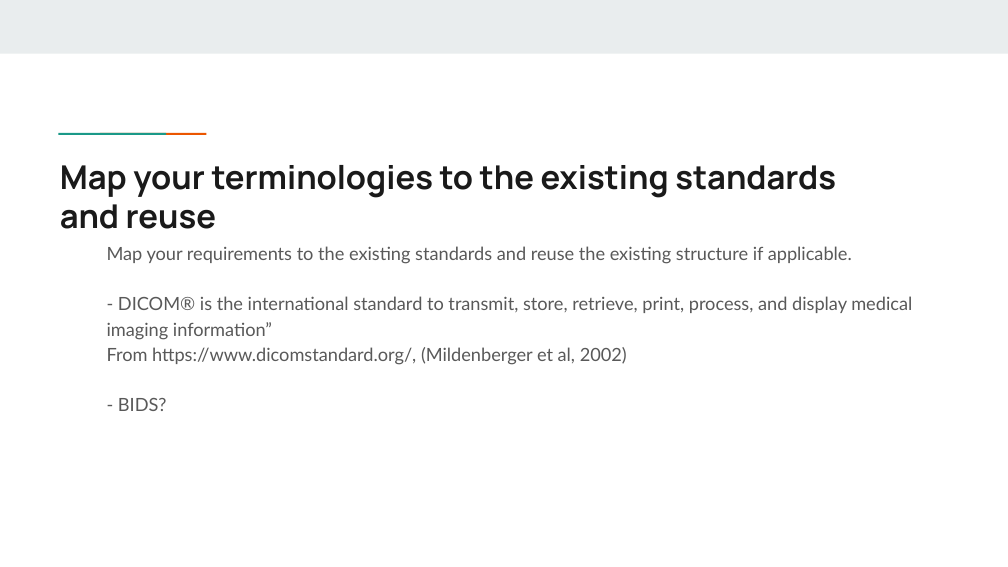
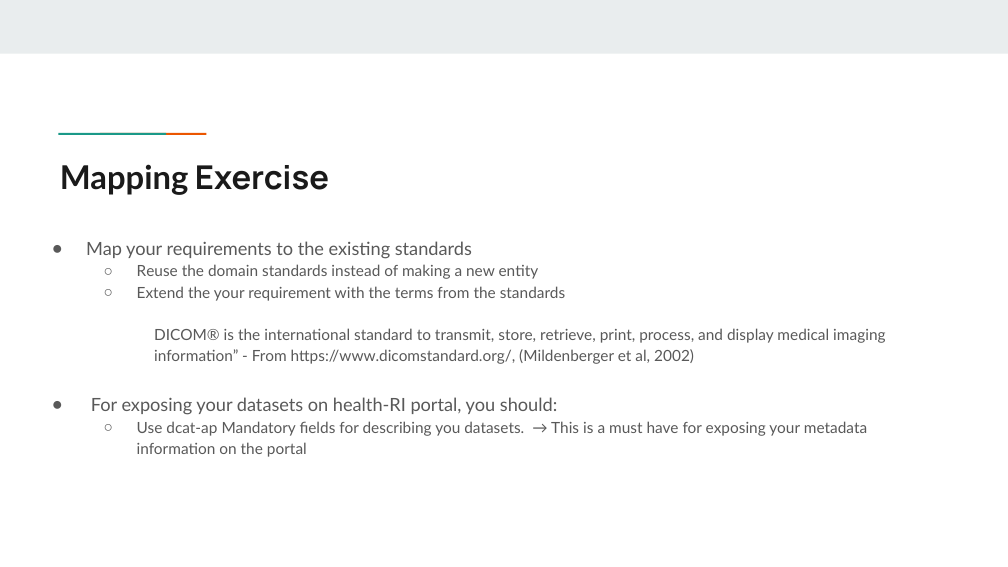
Before and after one commit to Health-RI/health-ri-metadata, a slide deck: slide 22 of Presentations/[DRAFT]HRI_Metadata_Schema_ImagingGroup_KickOff.pptx (slide 21 before the commit). Drawn at 1008x567 pixels with LibreOffice and Linux fonts; fonts in the diff are those of the drawing. Boxes give left, top, right and bottom in pixels: in the first picture for what was removed or moved away, otherwise in the second. Text is boxed around its words. In the diff, an @@ line names an element or a change of style, - is before the commit and + after.

```diff
--- a/Presentations/[DRAFT]HRI_Metadata_Schema_ImagingGroup_KickOff.pptx
+++ b/Presentations/[DRAFT]HRI_Metadata_Schema_ImagingGroup_KickOff.pptx
@@ title at [60, 164, 329, 195]: text changed @@
-Map your terminologies to the existing standards and reuse
+Mapping Exercise
@@ text at [86, 241, 885, 457]: text changed; size 13 to 11 pt @@
-Map your requirements to the existing standards and reuse the existing structure if applicable.
-- DICOM® is the international standard to transmit, store, retrieve, print, process, and display medical imaging information”
-From https://www.dicomstandard.org/, (Mildenberger et al, 2002)
-- BIDS?
+● Map your requirements to the existing standards
+  ○ Reuse the domain standards instead of making a new entity
+  ○ Extend the your requirement with the terms from the standards
+    DICOM® is the international standard to transmit, store, retrieve, print, process, and display medical imaging information” - From https://www.dicomstandard.org/, (Mildenberger et al, 2002)
+● For exposing your datasets on health-RI portal, you should:
+  ○ Use dcat-ap Mandatory fields for describing you datasets. → This is a must have for exposing your metadata information on the portal
```
Also in this commit, not shown: 20 other slides changed, 4 slides added, 4 slides removed, 1 other file.
